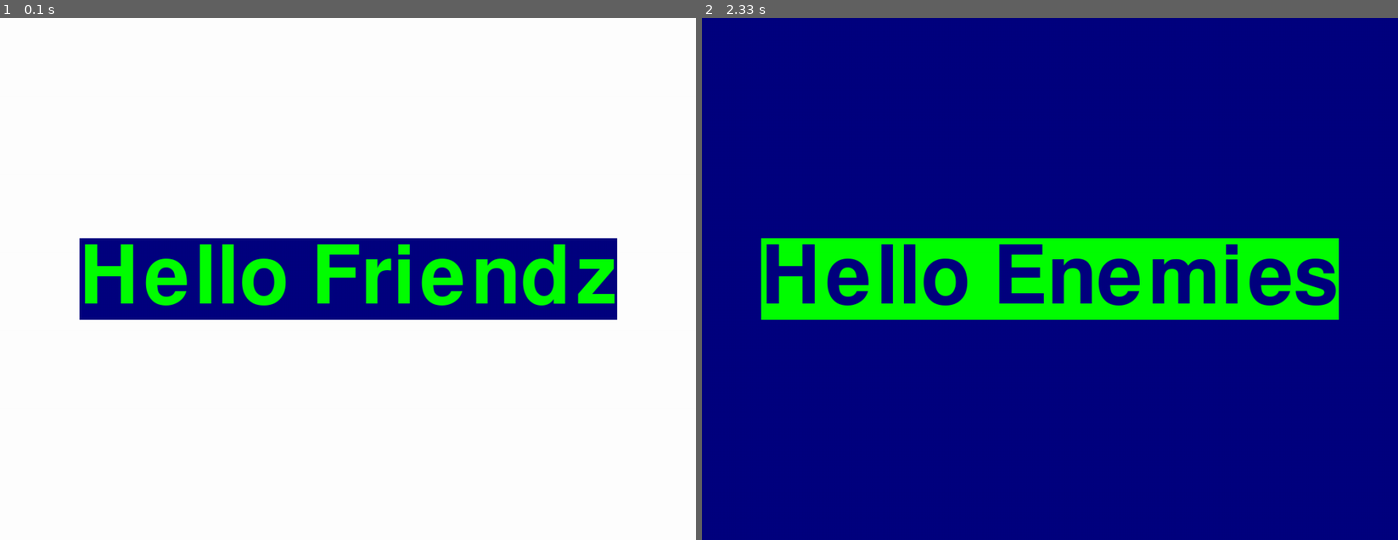
Above: before the commit, frames 1-2 (left to right).
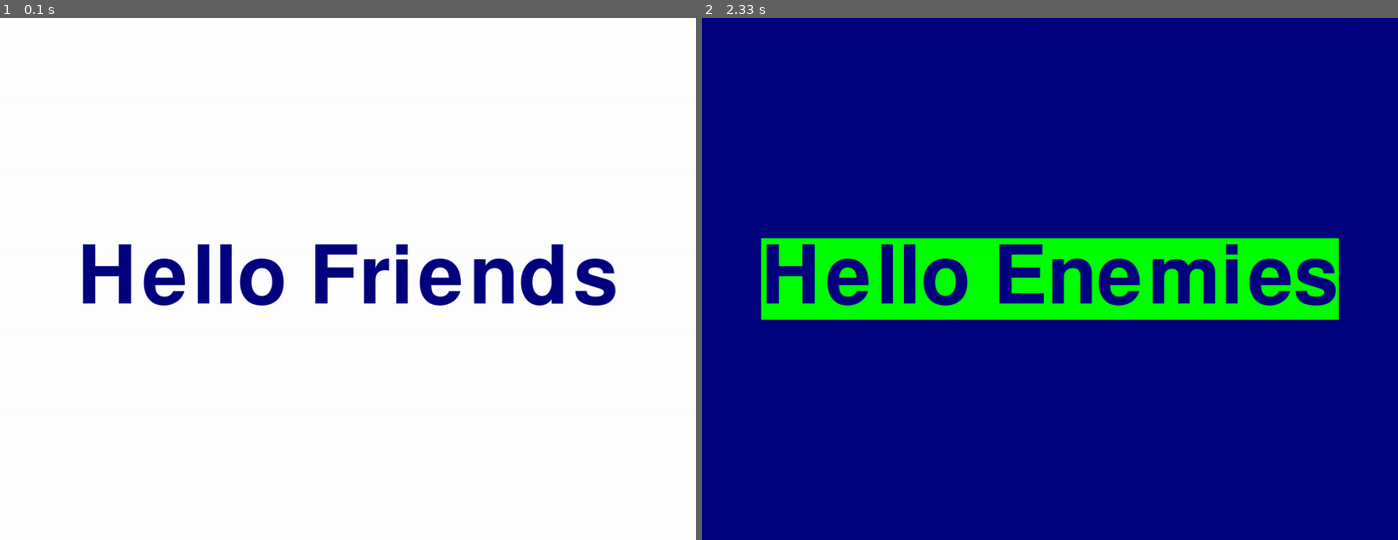
Above: after the commit, the same moments.

Repository: extrasleepy/Raspberry-Pi
Game: pygame game, started from pi_28_screen_test.py
Same seed, same stepped clock (60 frames per second), same inputs: the game is played once before the commit and once after it.
Inputs:
- Up to frame 1 (0.1 s): no input
- Up to frame 2 (2.33 s): no input

The runs differ from the first frame. In frame 1, 12% of the frame differs, in the area x 11-89%, y 42-58%; in frame 2, nothing differs.

Commit message:
Update pi_28_screen_test.py

Diff:
--- a/pi_28_screen_test.py
+++ b/pi_28_screen_test.py
@@ -33,7 +33,7 @@
 
 # create a text surface object,
 # on which text is drawn on it.
-text = font.render('Hello Friendz', True, green, blue)
+text = font.render('Hello Friends', True, blue)
 text2 = font.render('Hello Enemies', True, blue, green)
 # create a rectangular object for the
 # text surface object
